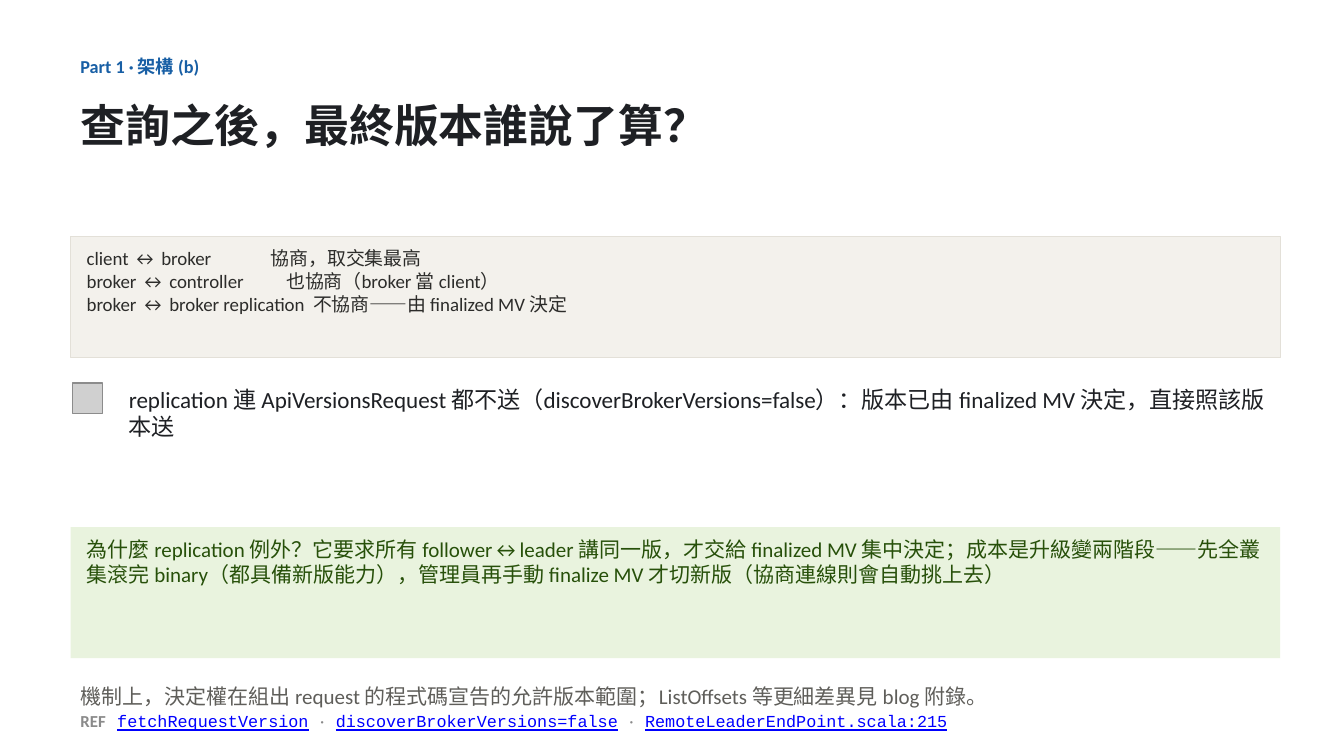
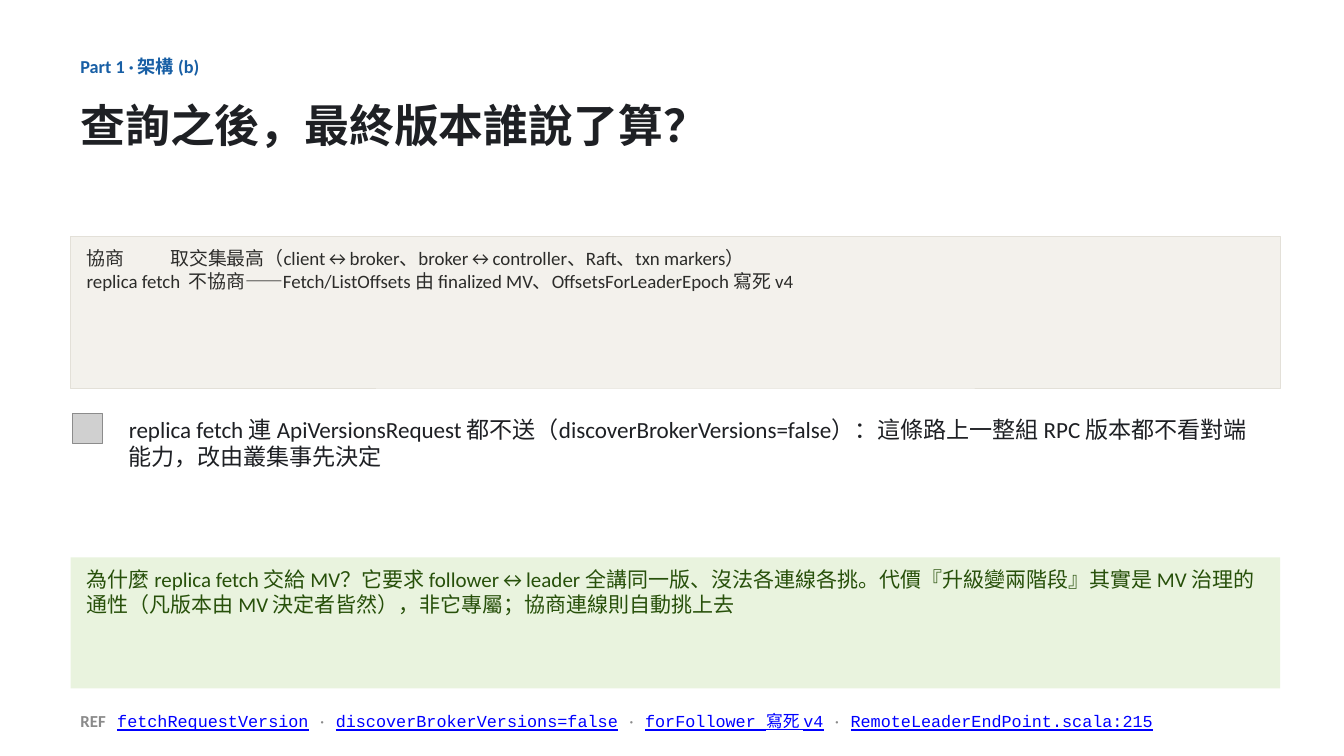
Before and after one commit to unknowntpo/kafka, a slide deck: slide 6 of study/version-control/kafka-version-negotiation.pptx. Drawn at 1344x756 pixels with LibreOffice and Linux fonts; fonts in the diff are those of the drawing; grey boxes stand for pictures. Boxes give left, top, right and bottom in pixels: in the first picture for what was removed or moved away, otherwise in the second. Text is boxed around its words. In the diff, an @@ line names an element or a change of style, - is before the commit and + after.

Commit message:
study(version-control): 校正協商心智模型（協商 vs MV 釘版，非「broker↔broker 不協商」）＋相容性測試代價 2 張
- 兩 subagent 對 UP commit 查證：唯一不協商的是 replica fetch；txn markers/broker→controller/Raft 皆協商
- 架構(a)/(b)/對照/Recap/SVG 收斂用詞、補 KIP-584 與 txn markers/OffsetsForLeaderEpoch ref
- 新增相容性測試 2 張（308 版 round-trip、22 歷史版本×升級矩陣×25 MV）＋ compat-testing-cost.md
- 代價頁 REF 補 handler 實證（buildResponseSend/version()>=13/MaxBytes default）
- 架構(b) solve 把兩階段歸給 MV 治理通性；compat-forward-backward.md 收 Q1

```diff
--- a/study/version-control/kafka-version-negotiation.pptx
+++ b/study/version-control/kafka-version-negotiation.pptx
@@ rectangle "協商 取交集最高（client↔broker、broker↔controller、Raft、txn markers）": place and size @@
-rectangle "協商 取交集最高（client↔broker、broker↔controller、Raft、txn markers）" at [71, 237, 1280, 358]
+rectangle "協商 取交集最高（client↔broker、broker↔controller、Raft、txn markers）" at [71, 237, 1280, 388]
@@ text in rectangle at [87, 249, 793, 291]: text changed @@
-client ↔ broker 協商，取交集最高
-broker ↔ controller 也協商（broker 當 client）
-broker ↔ broker replication 不協商——由 finalized MV 決定
+協商 取交集最高（client↔broker、broker↔controller、Raft、txn markers）
+replica fetch 不協商——Fetch/ListOffsets 由 finalized MV、OffsetsForLeaderEpoch 寫死 v4
@@ picture: place and size @@
-picture at [73, 383, 103, 413]
+picture at [73, 413, 103, 444]
@@ text at [129, 418, 1247, 468]: text changed @@
-replication 連 ApiVersionsRequest 都不送（discoverBrokerVersions=false）：版本已由 finalized MV 決定，直接照該版本送
+replica fetch 連 ApiVersionsRequest 都不送（discoverBrokerVersions=false）：這條路上一整組 RPC 版本都不看對端能力，改由叢集事先決定
@@ rectangle "為什麼 replica fetch 交給 MV？它要求 ...": place and size @@
-rectangle "為什麼 replica fetch 交給 MV？它要求 ..." at [71, 527, 1280, 658]
+rectangle "為什麼 replica fetch 交給 MV？它要求 ..." at [71, 558, 1280, 689]
@@ text in rectangle at [87, 569, 1254, 615]: text changed @@
-為什麼 replication 例外？它要求所有 follower↔leader 講同一版，才交給 finalized MV 集中決定；成本是升級變兩階段——先全叢集滾完 binary（都具備新版能力），管理員再手動 finalize MV 才切新版（協商連線則會自動挑上去）
+為什麼 replica fetch 交給 MV？它要求 follower↔leader 全講同一版、沒法各連線各挑。代價『升級變兩階段』其實是 MV 治理的通性（凡版本由 MV 決定者皆然），非它專屬；協商連線則自動挑上去
@@ text removed at [80, 686, 987, 708] @@
-機制上，決定權在組出 request 的程式碼宣告的允許版本範圍；ListOffsets 等更細差異見 blog 附錄。
@@ text at [80, 713, 1153, 731]: text changed @@
-REF fetchRequestVersion · discoverBrokerVersions=false · RemoteLeaderEndPoint.scala:215
+REF fetchRequestVersion · discoverBrokerVersions=false · forFollower 寫死 v4 · RemoteLeaderEndPoint.scala:215
```
Also in this commit, not shown: 3 other slides changed, 3 slides added, 1 slide removed, 5 other files.
